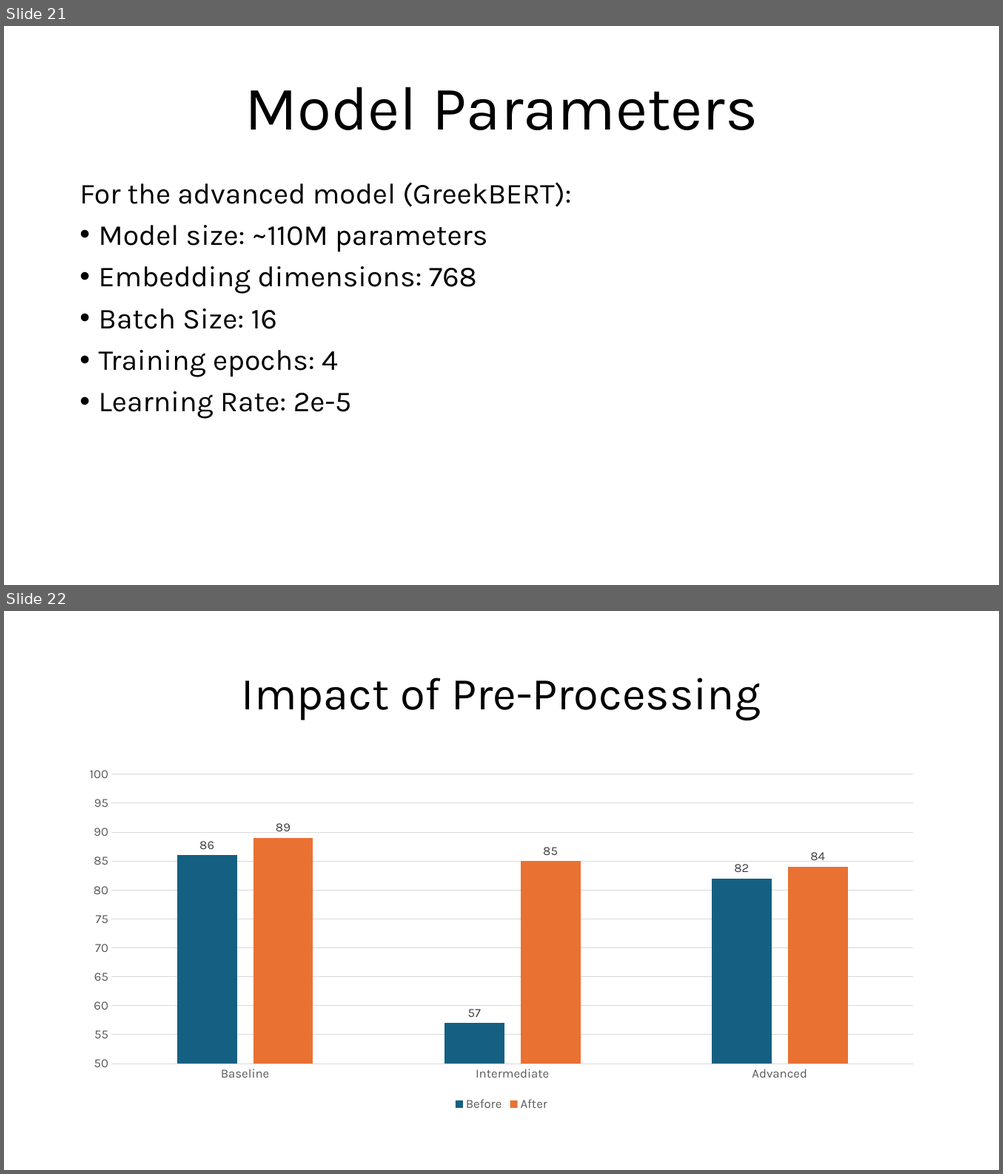
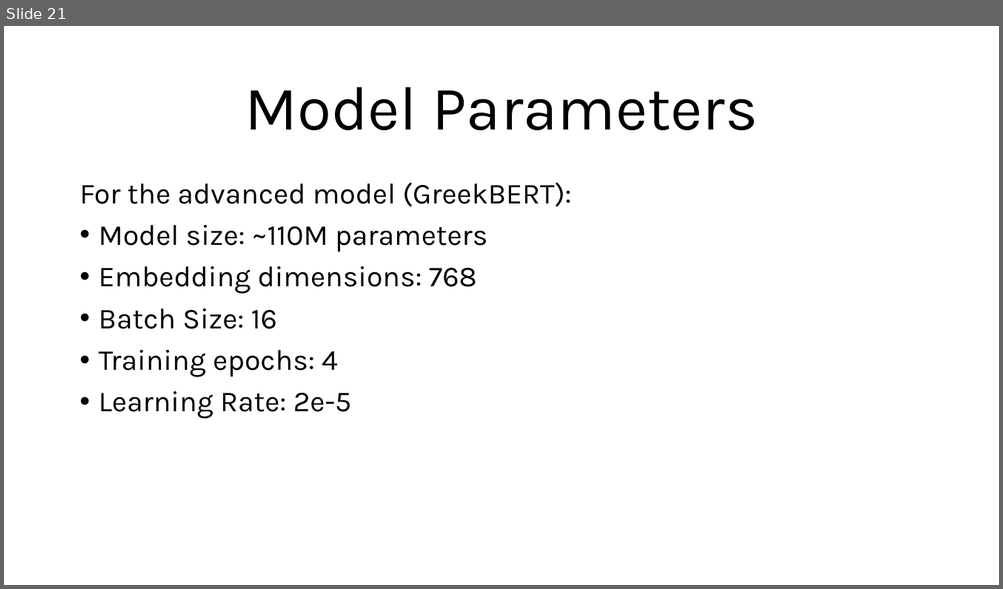
Before and after one commit to GeorgeAttaloglou/thesis-doc, a slide deck: Toxicity analysis in Greek Text.pptx. Shown one above the other, each under a label of ours: slides 21 and 22 before the commit, slide 21 after it. The pictures are 1003x1174 and 1003x589 pixels, drawn with LibreOffice and Linux fonts; fonts in the diff are those of the drawing. Boxes give left, top, right and bottom in pixels: in the first picture for what was removed or moved away, otherwise in the second. Text is boxed around its words. In the diff, an @@ line names an element or a change of style, - is before the commit and + after.

```diff
--- a/Toxicity analysis in Greek Text.pptx
+++ b/Toxicity analysis in Greek Text.pptx
@@ slide 22 removed at box(4, 611, 999, 1170), background #FFFFFF @@
@@ title removed at box(242, 678, 760, 721) @@
-Impact of Pre-Processing
@@ column chart removed at box(73, 760, 930, 1116) @@
-categories: Baseline, Intermediate, Advanced
-Before: 86, 57, 82
-After: 89, 85, 84
```
Also in this commit, not shown: 2 slides changed.
